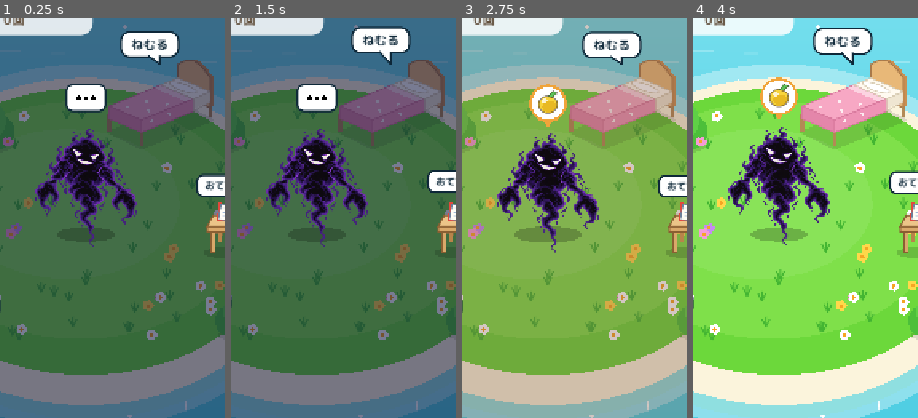
Above: before the commit, frames 1-4 (left to right).
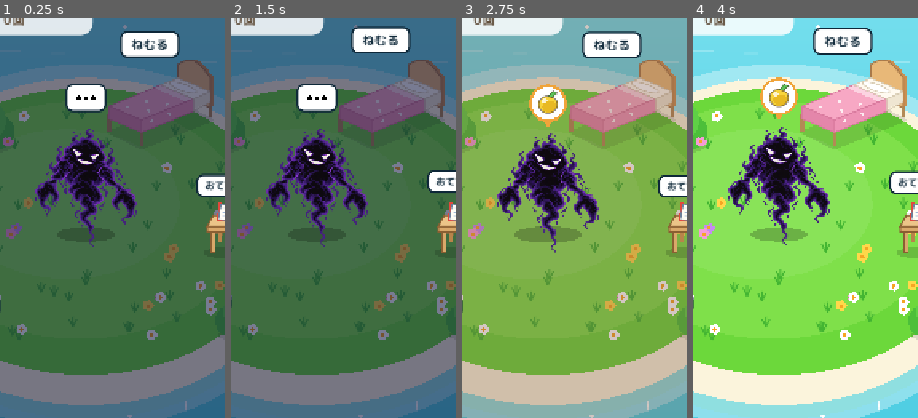
Above: after the commit, the same moments.

Repository: re5kn/PseudoSleep
Game: Godot game, scene res://main.tscn
The game is run twice, just before and just after one commit, with the same random seed, the same clock (stepped at 60 frames per second) and the same inputs.
Inputs:
- Up to frame 1 (0.25 s): no input
- Up to frame 2 (1.5 s): click "－" at 0.5 s; click "＋" at 1.25 s
- Up to frame 3 (2.75 s): click "3時間分すすめる" at 2 s
- Up to frame 4 (4 s): click "げんき：81以上で固定" at 2.75 s; click "げんき：100から減少" at 3.5 s
The pictures show only the part of the screen within x 31-81%, y 17-67%; the shares and areas given below are measured in that part.

The runs differ from the first frame. In frame 1, 0.2% of the frame differs, in the area x 53-80%, y 3-12%; in frame 2, 0.2%; in frame 3, 0.2%; in frame 4, 0.3%, in the area x 53-80%, y 2-12%.

Commit message:
Draw the ねむる label as a rounded rectangle instead of a speech bubble
Co-Authored-By: Claude Opus 5.5 (1M context) <noreply@anthropic.com>
Claude-Session: https://claude.ai/code/session_01ToKiAW5DUwYHAqZak8B68k

Diff:
--- a/scripts/bed_bubble.gd
+++ /dev/null
@@ -1,40 +0,0 @@
-extends Node2D
-## ベッドの上に出す「ねむる」の吹き出し。タップすると睡眠の設定欄を開く。
-
-const ItemArt = preload("res://scripts/item_art.gd")
-const FONT = preload("res://fonts/MPLUSRounded1c-Bold.ttf")
-
-const TEXT := "ねむる"
-const FONT_SIZE := 20
-const HALF := Vector2(46, 20)
-## しっぽの先（ベッドの枕のあたりを指す）
-const TAIL_TIP := Vector2(16, 34)
-const LINE := Color("0d2738")
-
-var _t := 0.0
-
-
-func _process(delta: float) -> void:
-	# 机の名札やパチモンの「…」と同じ周期で上下に揺らす
-	_t += delta
-	queue_redraw()
-
-
-func hit(p: Vector2) -> bool:
-	return Rect2(global_position - HALF - Vector2(12, 12), HALF * 2 + Vector2(24, 36)).has_point(p)
-
-
-func _draw() -> void:
-	var c := Vector2(0, sin(_t * 3.0) * 4.0)
-	var oval := ItemArt.rounded_rect(c, HALF, 14)
-	draw_colored_polygon(oval, Color.WHITE)
-	ItemArt.outline(self, oval, LINE, 3.0)
-	# しっぽは吹き出しの枠に重ねて描き、付け根の線を隠す
-	var a := c + Vector2(-2, HALF.y - 3)
-	var b := c + Vector2(16, HALF.y - 3)
-	var tip := TAIL_TIP
-	draw_colored_polygon(PackedVector2Array([a, b, tip]), Color.WHITE)
-	draw_line(a + Vector2(0, 1.5), tip, LINE, 3.0, true)
-	draw_line(b + Vector2(0, 1.5), tip, LINE, 3.0, true)
-	var w := FONT.get_string_size(TEXT, HORIZONTAL_ALIGNMENT_LEFT, -1, FONT_SIZE).x
-	draw_string(FONT, c + Vector2(-w / 2, FONT_SIZE * 0.36), TEXT, HORIZONTAL_ALIGNMENT_LEFT, -1, FONT_SIZE, LINE)
--- /dev/null
+++ b/scripts/bed_tag.gd
@@ -0,0 +1,32 @@
+extends Node2D
+## ベッドの上に出す「ねむる」の角丸四角形。タップすると睡眠の設定欄を開く。
+
+const ItemArt = preload("res://scripts/item_art.gd")
+const FONT = preload("res://fonts/MPLUSRounded1c-Bold.ttf")
+
+const TEXT := "ねむる"
+const FONT_SIZE := 20
+const HALF := Vector2(46, 20)
+const LINE := Color("0d2738")
+
+var _t := 0.0
+
+
+func _process(delta: float) -> void:
+	# 机の名札やパチモンの「…」と同じ周期で上下に揺らす
+	_t += delta
+	queue_redraw()
+
+
+func hit(p: Vector2) -> bool:
+	var local := p - global_position
+	return Rect2(-HALF - Vector2(12, 12), HALF * 2 + Vector2(24, 24)).has_point(local)
+
+
+func _draw() -> void:
+	var c := Vector2(0, sin(_t * 3.0) * 4.0)
+	var box := ItemArt.rounded_rect(c, HALF, 10)
+	draw_colored_polygon(box, Color.WHITE)
+	ItemArt.outline(self, box, LINE, 3.0)
+	var w := FONT.get_string_size(TEXT, HORIZONTAL_ALIGNMENT_LEFT, -1, FONT_SIZE).x
+	draw_string(FONT, c + Vector2(-w / 2, FONT_SIZE * 0.36), TEXT, HORIZONTAL_ALIGNMENT_LEFT, -1, FONT_SIZE, LINE)
--- a/scripts/main.gd
+++ b/scripts/main.gd
@@ -16,7 +16,7 @@
 const Fairy = preload("res://scripts/fairy.gd")
 const FairyView = preload("res://scripts/fairy_view.gd")
 const Presets = preload("res://scripts/presets.gd")
-const BedBubble = preload("res://scripts/bed_bubble.gd")
+const BedTag = preload("res://scripts/bed_tag.gd")
 const FONT = preload("res://fonts/MPLUSRounded1c-Bold.ttf")
 
 const VIEW_SIZE := Vector2(720, 1280)
@@ -26,8 +26,8 @@
 const PILE_GAP := 88.0
 const BOX_POS := Vector2(138, 764)
 const DESK_POS := Vector2(606, 560)
-## ベッド（背景に描いてある）の上の「ねむる」の吹き出し
-const BED_BUBBLE_POS := Vector2(462, 262)
+## ベッド（背景に描いてある）の上の「ねむる」の札
+const BED_TAG_POS := Vector2(462, 262)
 const SLEEP_POPUP_W := 380.0
 ## 睡眠時間（分）の刻みと範囲
 const SLEEP_STEP_MIN := 30
@@ -91,7 +91,7 @@
 var pseudon: PseudonView
 var storage_box: StorageBox
 var desk: Desk
-var bed_bubble: BedBubble
+var bed_tag: BedTag
 var clock: FieldClock
 var phase_tint: ColorRect
 var phase := FieldClock.phase_at(FieldClock.START_SEC)
@@ -239,9 +239,9 @@
 	desk.position = DESK_POS
 	field.add_child(desk)
 
-	bed_bubble = BedBubble.new()
-	bed_bubble.position = BED_BUBBLE_POS
-	field.add_child(bed_bubble)
+	bed_tag = BedTag.new()
+	bed_tag.position = BED_TAG_POS
+	field.add_child(bed_tag)
 
 	clock = FieldClock.new()
 	clock.position = CLOCK_POS
@@ -618,9 +618,9 @@
 func _show_sleep_popup() -> void:
 	_update_sleep_popup()
 	sleep_popup.reset_size()
-	# 吹き出しの下に出す
-	var x := clampf(BED_BUBBLE_POS.x - SLEEP_POPUP_W / 2, 12, VIEW_SIZE.x - SLEEP_POPUP_W - 12)
-	sleep_popup.position = Vector2(x, BED_BUBBLE_POS.y + 60)
+	# 札の下に出す
+	var x := clampf(BED_TAG_POS.x - SLEEP_POPUP_W / 2, 12, VIEW_SIZE.x - SLEEP_POPUP_W - 12)
+	sleep_popup.position = Vector2(x, BED_TAG_POS.y + 60)
 	sleep_popup.visible = true
 
 
@@ -960,7 +960,7 @@
 			elif had_fairy_popup != i:
 				_show_fairy_popup(i)
 			return
-	if bed_bubble.hit(p):
+	if bed_tag.hit(p):
 		if not had_sleep_popup:
 			_show_sleep_popup()
 		return
Renamed: scripts/bed_bubble.gd.uid -> scripts/bed_tag.gd.uid
Not shown, changed: README.md
